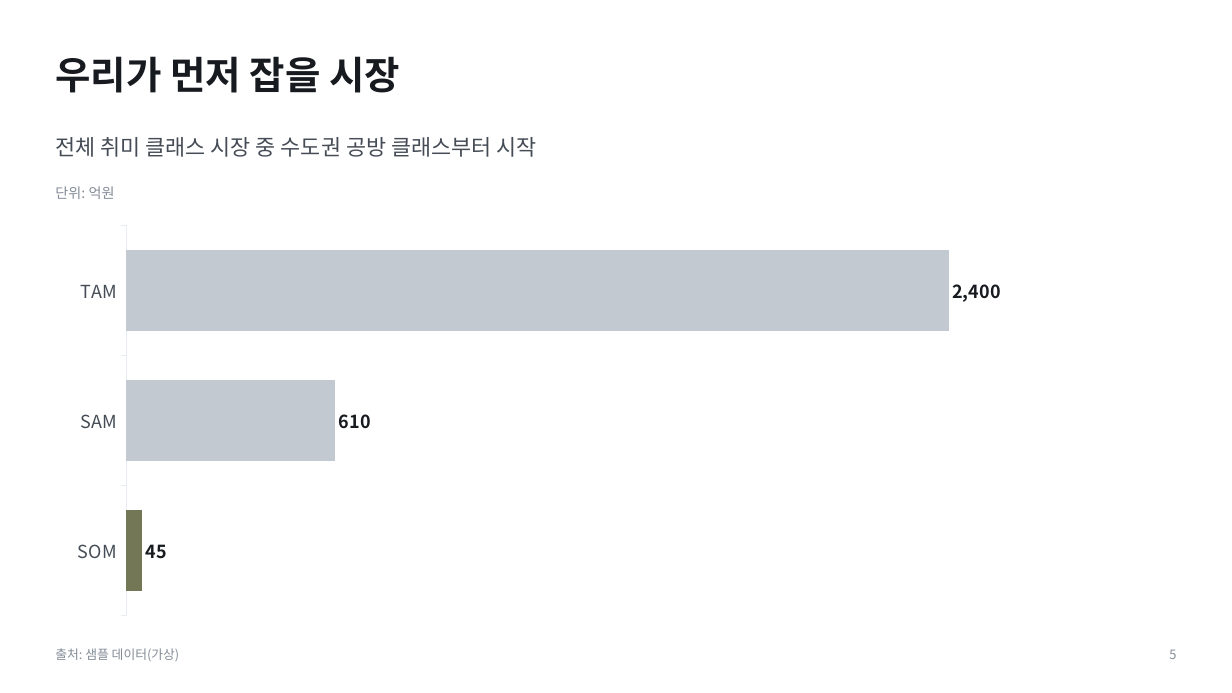
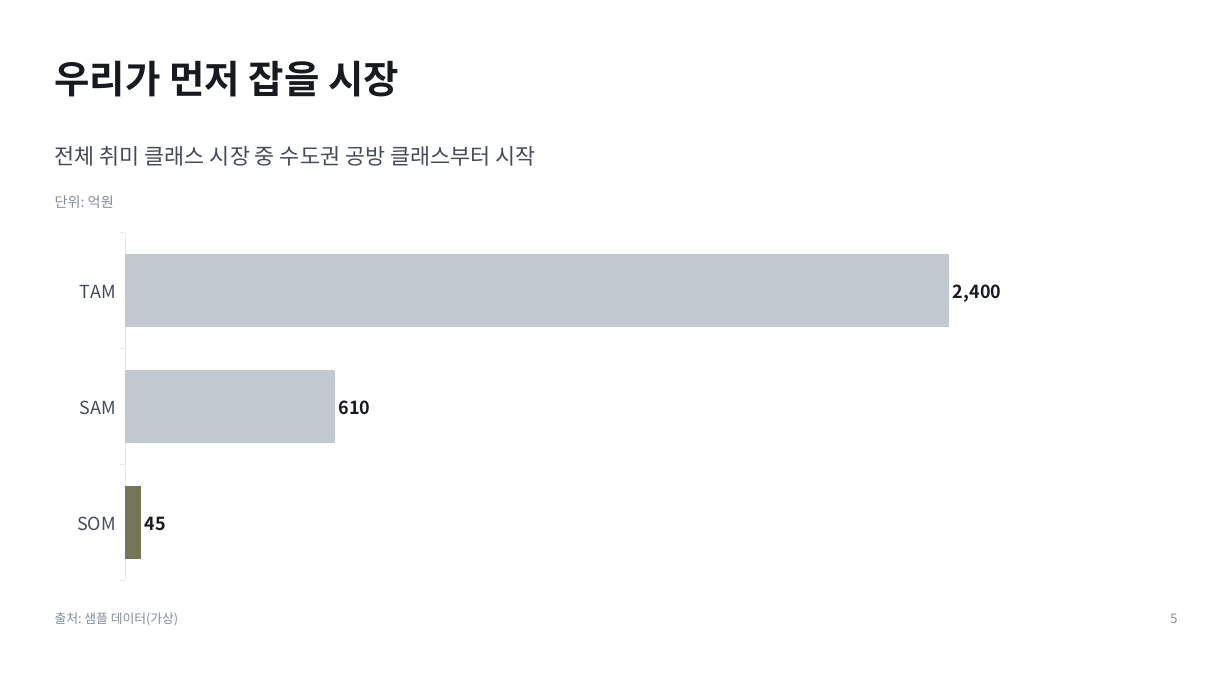
Before and after one commit to pck9880-sys/claude-design, a slide deck: slide 5 of output/ir-sample/deck.pptx. Drawn at 1232x693 pixels with LibreOffice and Linux fonts; fonts in the diff are those of the drawing. Boxes give left, top, right and bottom in pixels: in the first picture for what was removed or moved away, otherwise in the second. Text is boxed around its words. In the diff, an @@ line names an element or a change of style, - is before the commit and + after.

```diff
--- a/output/ir-sample/deck.pptx
+++ b/output/ir-sample/deck.pptx
@@ text "우리가 먼저 잡을 시장": place and size @@
-text "우리가 먼저 잡을 시장" at [55, 56, 400, 93]
+text "우리가 먼저 잡을 시장" at [55, 60, 400, 97]
@@ text "전체 취미 클래스 시장 중 ...": place and size @@
-text "전체 취미 클래스 시장 중 ..." at [55, 137, 537, 157]
+text "전체 취미 클래스 시장 중 ..." at [55, 146, 536, 166]
@@ text "단위: 억원": place and size @@
-text "단위: 억원" at [55, 186, 115, 199]
+text "단위: 억원" at [55, 195, 114, 208]
@@ bar chart: place and size @@
-bar chart at [55, 217, 1177, 624]
+bar chart at [55, 226, 1177, 588]
@@ text "출처: 샘플 데이터(가상)": place and size @@
-text "출처: 샘플 데이터(가상)" at [55, 648, 179, 661]
+text "출처: 샘플 데이터(가상)" at [55, 612, 178, 625]
@@ text "5": place and size @@
-text "5" at [1169, 649, 1176, 659]
+text "5" at [1170, 613, 1177, 623]
```
Also in this commit, not shown: 8 other slides changed, 21 other files.
